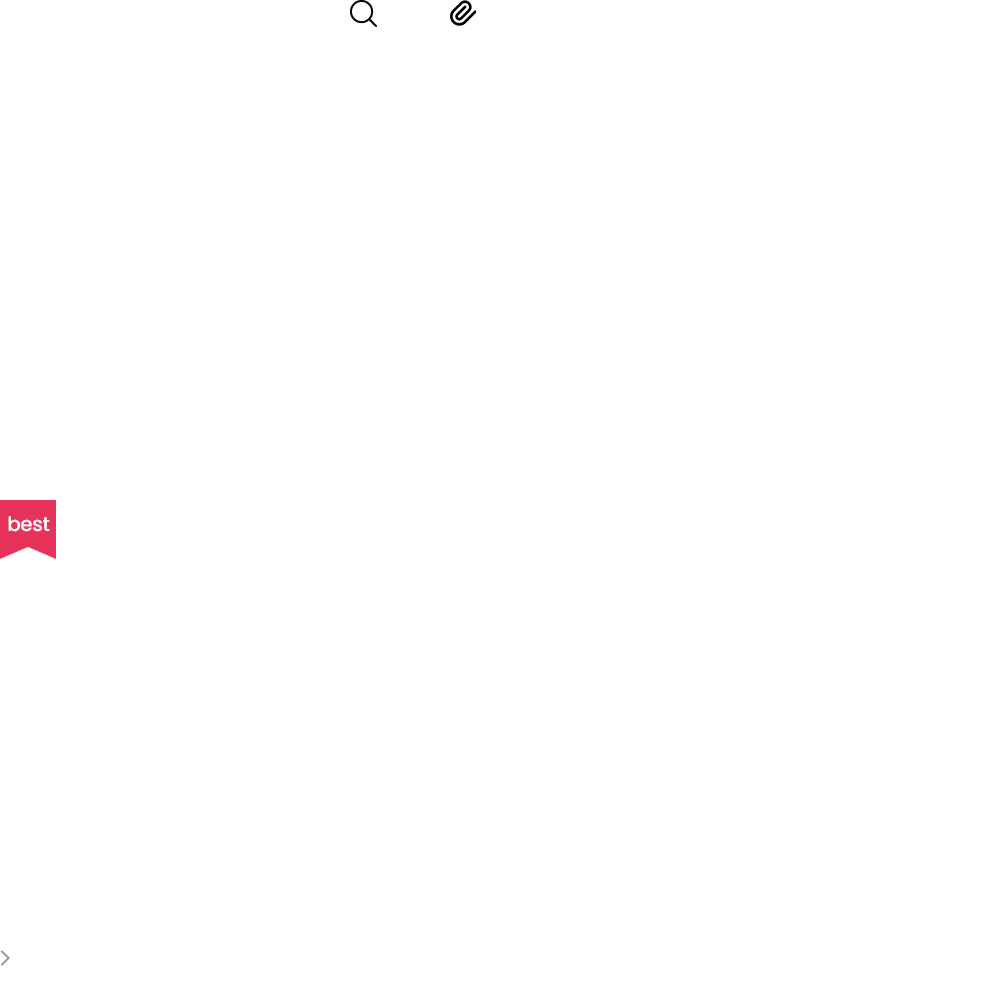
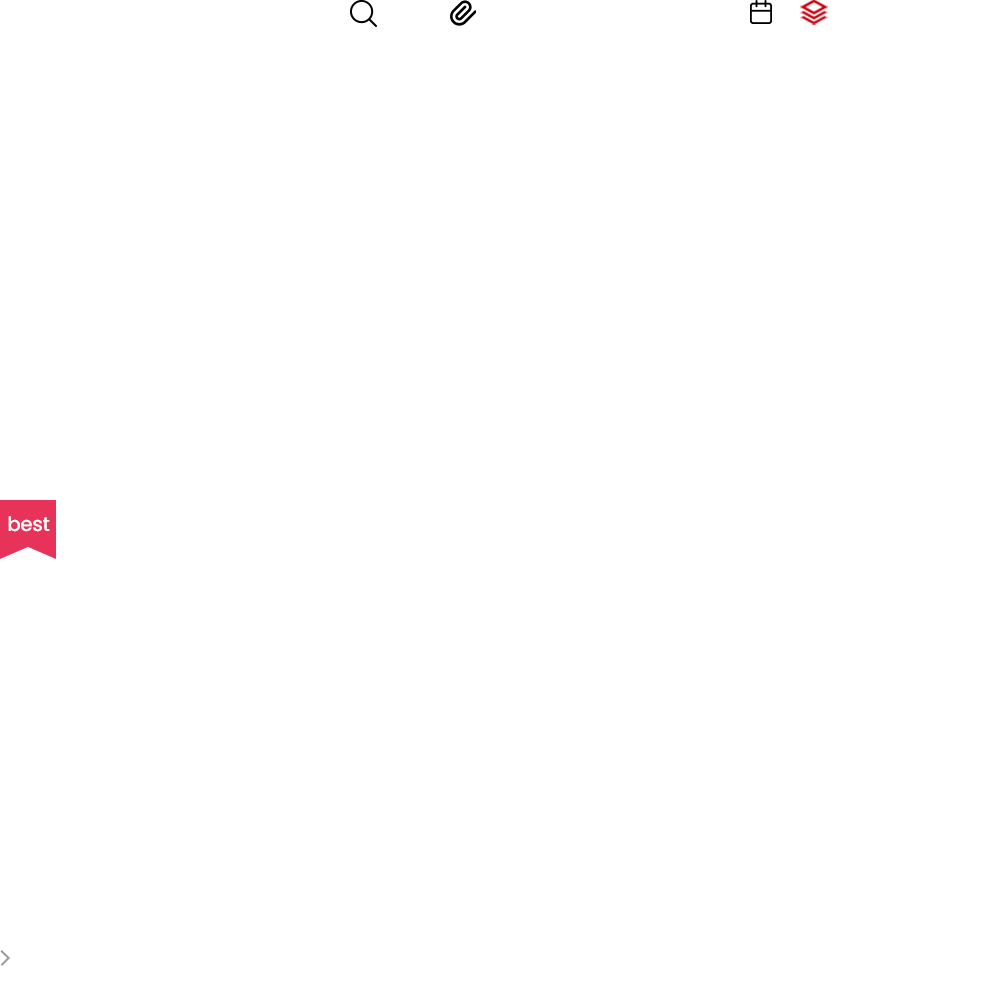
Layered file, before and after one edit (1000x1000). Changes by layer:
added layer "레이어 7" in group "그룹 1" over [800, 0, 828, 25]
added layer "레이어 6" in group "그룹 1" over [750, 0, 772, 24]
